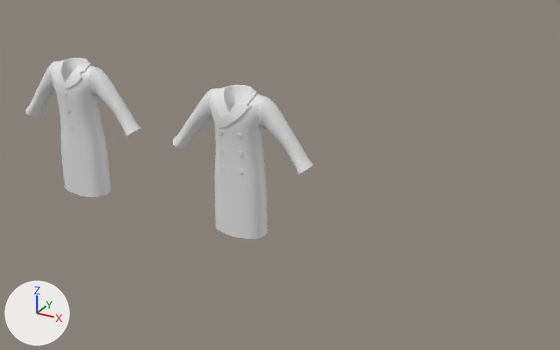
The Blender file Attires/Attires_Outerwear/Attires_Outerwear_ALL.blend, before and after one commit.
One viewpoint serves both versions: a 50 mm camera at (4.26, -4.41, 3.14) aimed at (1.78, 0.1, 0.89). The axes (+X, +Y, +Z) are drawn at lower left. The lights are the same throughout. The older version comes first.

The first picture shows 'Attire_Outerwear_OvercoatDoublebreasted', 'Attire_Outerwear_OvercoatDoublebreasted_Sleeves', 'Attire_Outerwear_OvercoatSinglebreasted', 'Attire_Outerwear_OvercoatSinglebreasted_Sleeves'.
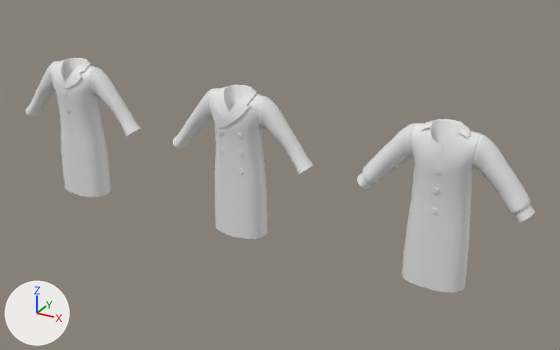
What differs and where, as boxes [x1, y1, x2, y2] in the pictures (560 x 350 px):
'Attire_Outerwear_PeasantLongwear', added
    after: [402, 119, 482, 292]
'Attire_Outerwear_PeasantLongwear_Sleeves', added
    after: [357, 123, 535, 222]

The change, as a list of edits to the scene's bpy script:
```text
Add me_attire_outerwear_peasantlongwear_sleeves:
    me_attire_outerwear_peasantlongwear_sleeves.from_pydata(...)  # 253 vertices, 252 faces; spans x 0.191..0.577, y -0.071..0.098, z 0.984..1.492
    me_attire_outerwear_peasantlongwear_sleeves.polygons.foreach_set('use_smooth', [True] * 252)
Add me_attire_outerwear_peasantlongwear:
    me_attire_outerwear_peasantlongwear.from_pydata(...)  # 1107 vertices, 1188 faces; spans x -0.214..0.214, y -0.144..0.125, z 0.418..1.527
    me_attire_outerwear_peasantlongwear.polygons.foreach_set('use_smooth', [True] * 1188)
Add ob_attire_outerwear_peasantlongwear_sleeves:
    ob_attire_outerwear_peasantlongwear_sleeves = bpy.data.objects.new('Attire_Outerwear_PeasantLongwear_Sleeves', me_attire_outerwear_peasantlongwear_sleeves)
    ob_attire_outerwear_peasantlongwear_sleeves.location = (3.0, 0.0, 0.0)
    _m = ob_attire_outerwear_peasantlongwear_sleeves.modifiers.new('Mirror', 'MIRROR')
    _m.use_clip = True
Add ob_attire_outerwear_peasantlongwear:
    ob_attire_outerwear_peasantlongwear = bpy.data.objects.new('Attire_Outerwear_PeasantLongwear', me_attire_outerwear_peasantlongwear)
    ob_attire_outerwear_peasantlongwear.location = (3.0, 0.0, 0.0)
```
